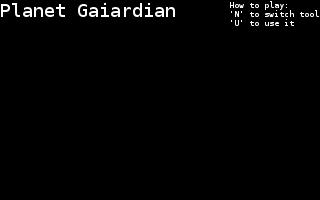
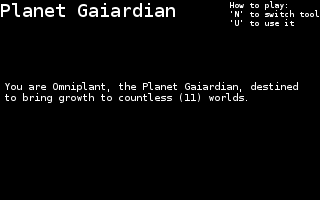
Layer changes from the first 320x200 image to the second:
added layer "You are Omniplant, the Planet ..." above "Planet Gaiardian" over left=5, top=82, right=298, bottom=103
